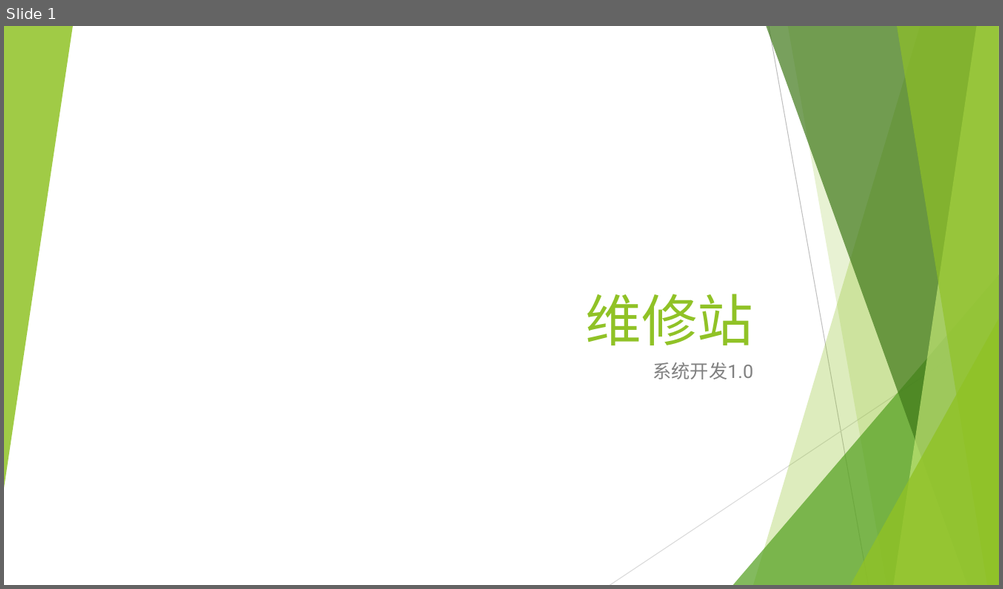
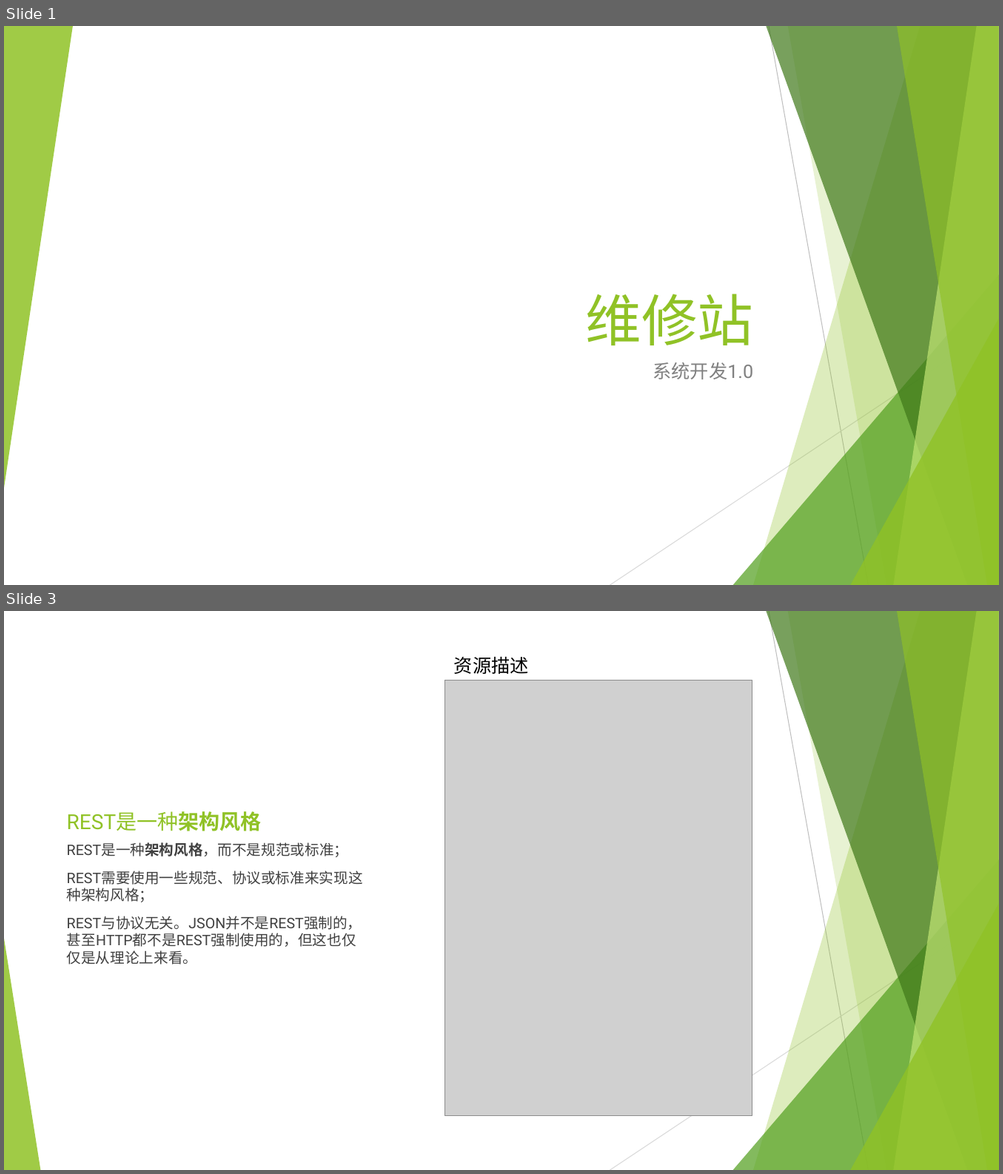
Before and after one commit to sun198986/Station, a slide deck: 后端设计.pptx. Shown one above the other, each under a label of ours: slide 1 before the commit, slides 1 and 3 after it; the slides between them are not shown. The pictures are 1003x589 and 1003x1174 pixels, drawn with LibreOffice and Linux fonts; fonts in the diff are those of the drawing; grey boxes stand for pictures. Boxes give left, top, right and bottom in pixels: in the first picture for what was removed or moved away, otherwise in the second. Text is boxed around its words. In the diff, an @@ line names an element or a change of style, - is before the commit and + after.

```diff
--- a/后端设计.pptx
+++ b/后端设计.pptx
@@ slide 3 added at box(4, 611, 999, 1170), background #FFFFFF; not listed: 9 template elements that a slide beside it also shows @@
@@ text added at box(454, 656, 529, 674), 18 pt, text #000000 @@
+资源描述
@@ picture added at box(445, 681, 752, 1116) @@
@@ title added at box(67, 812, 262, 832), 20 pt, text #90C226 @@
+REST是一种架构风格
@@ text added at box(67, 843, 363, 965), 14 pt, text #404040 @@
+REST是一种架构风格，而不是规范或标准；
+REST需要使用一些规范、协议或标准来实现这种架构风格；
+REST与协议无关。JSON并不是REST强制的，甚至HTTP都不是REST强制使用的，但这也仅仅是从理论上来看。
@@ triangle added at box(4, 939, 40, 1170), fill #90C226 at 85% opacity @@
```
Also in this commit, not shown: 5 slides changed.
